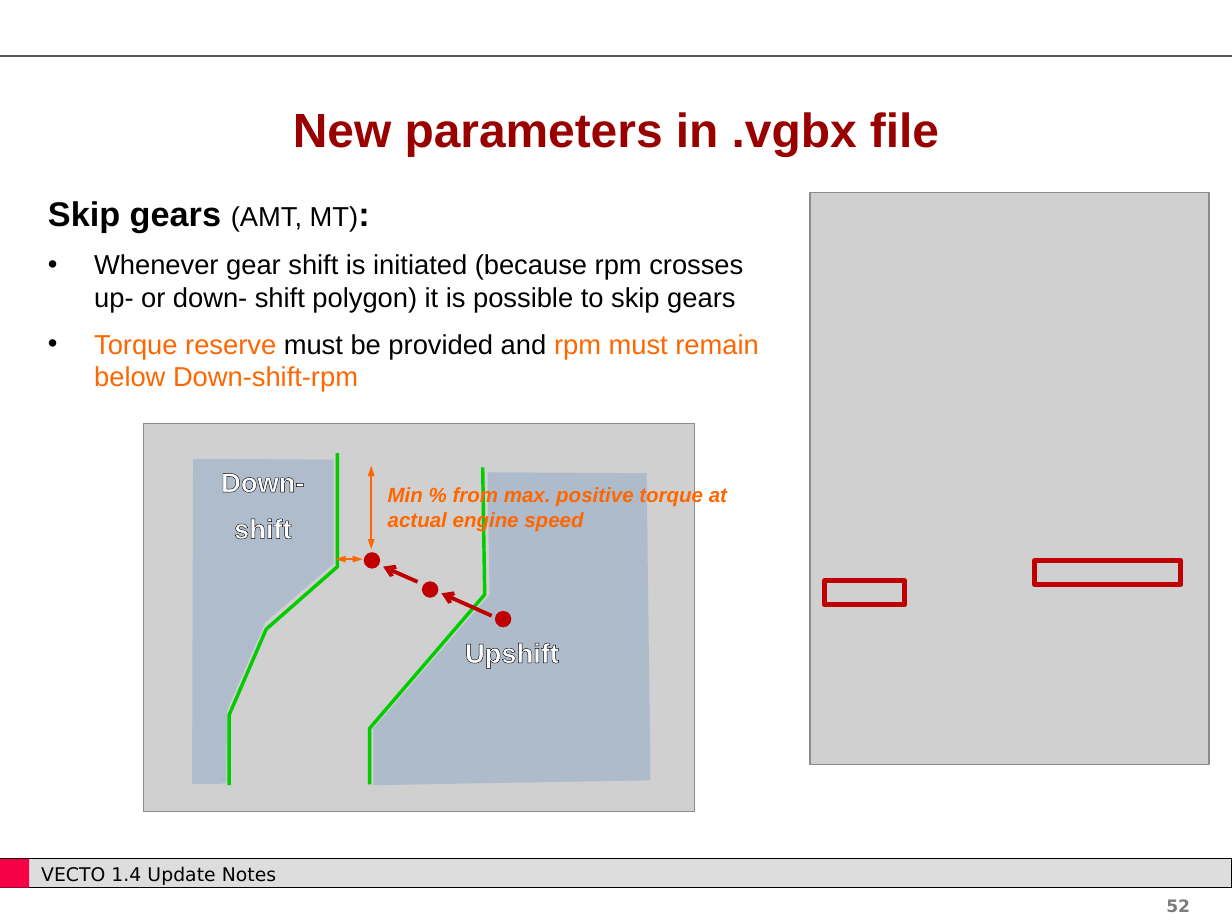
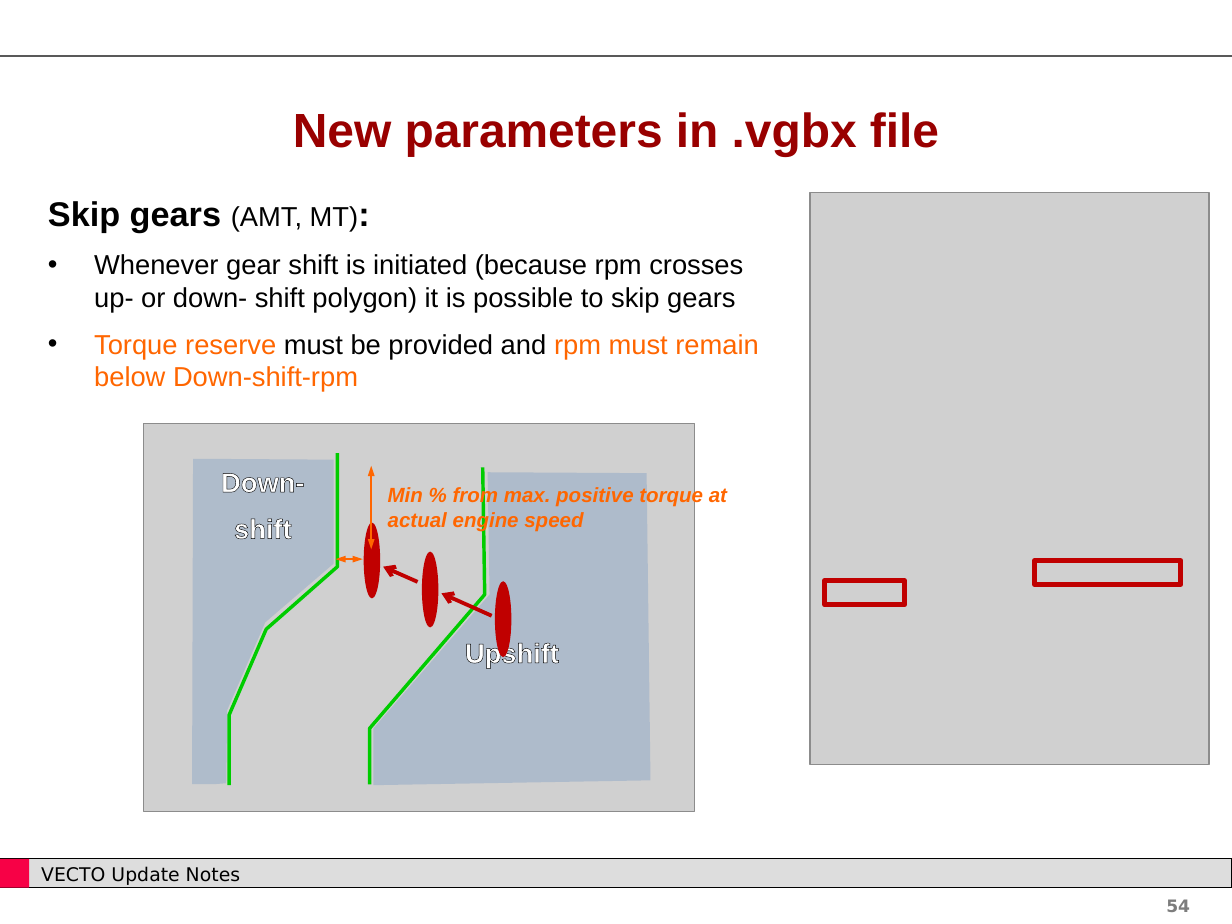
Before and after one commit to CLIMA-VECTO/vecto-sim, a slide deck: slide 54 of User Manual Source/Update Notes.pptx (slide 52 before the commit). Drawn at 1232x924 pixels with LibreOffice and Linux fonts; fonts in the diff are those of the drawing; grey boxes stand for pictures; background and template pictures are left out. Boxes give left, top, right and bottom in pixels: in the first picture for what was removed or moved away, otherwise in the second. Text is boxed around its words. In the diff, an @@ line names an element or a change of style, - is before the commit and + after.

```diff
--- a/User Manual Source/Update Notes.pptx
+++ b/User Manual Source/Update Notes.pptx
@@ ellipse: place and size @@
-ellipse at [363, 552, 379, 568]
+ellipse at [363, 522, 379, 599]
@@ ellipse: place and size @@
-ellipse at [421, 582, 437, 598]
+ellipse at [421, 552, 437, 628]
@@ ellipse: place and size @@
-ellipse at [495, 611, 511, 627]
+ellipse at [495, 582, 511, 658]
@@ text at [41, 866, 240, 885]: text changed @@
-VECTO 1.4 Update Notes
+VECTO Update Notes
@@ page number at [1166, 899, 1190, 912]: text changed @@
-52
+54
```
Also in this commit, not shown: 55 other slides changed, 2 slides added, 2 other files.
